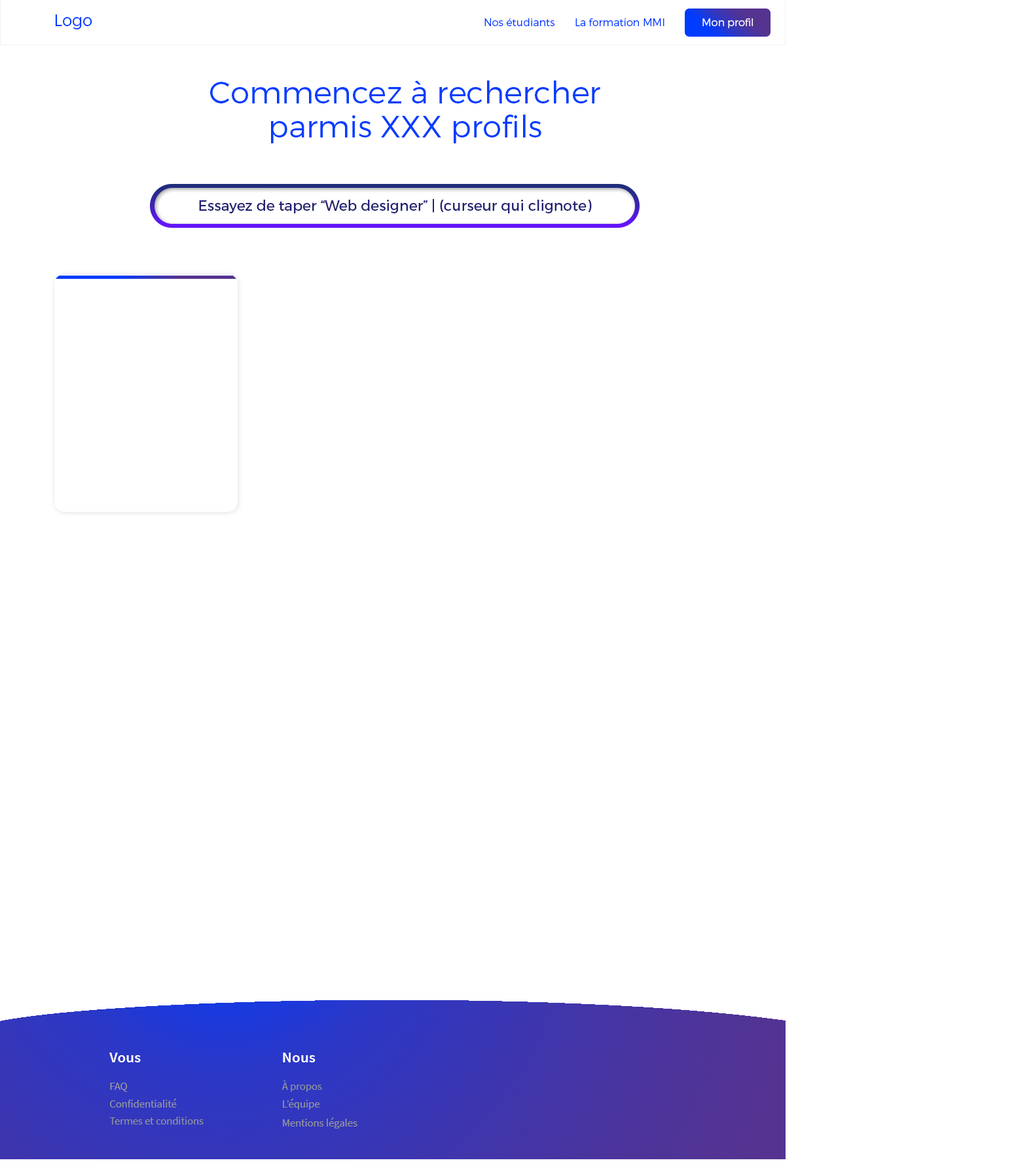
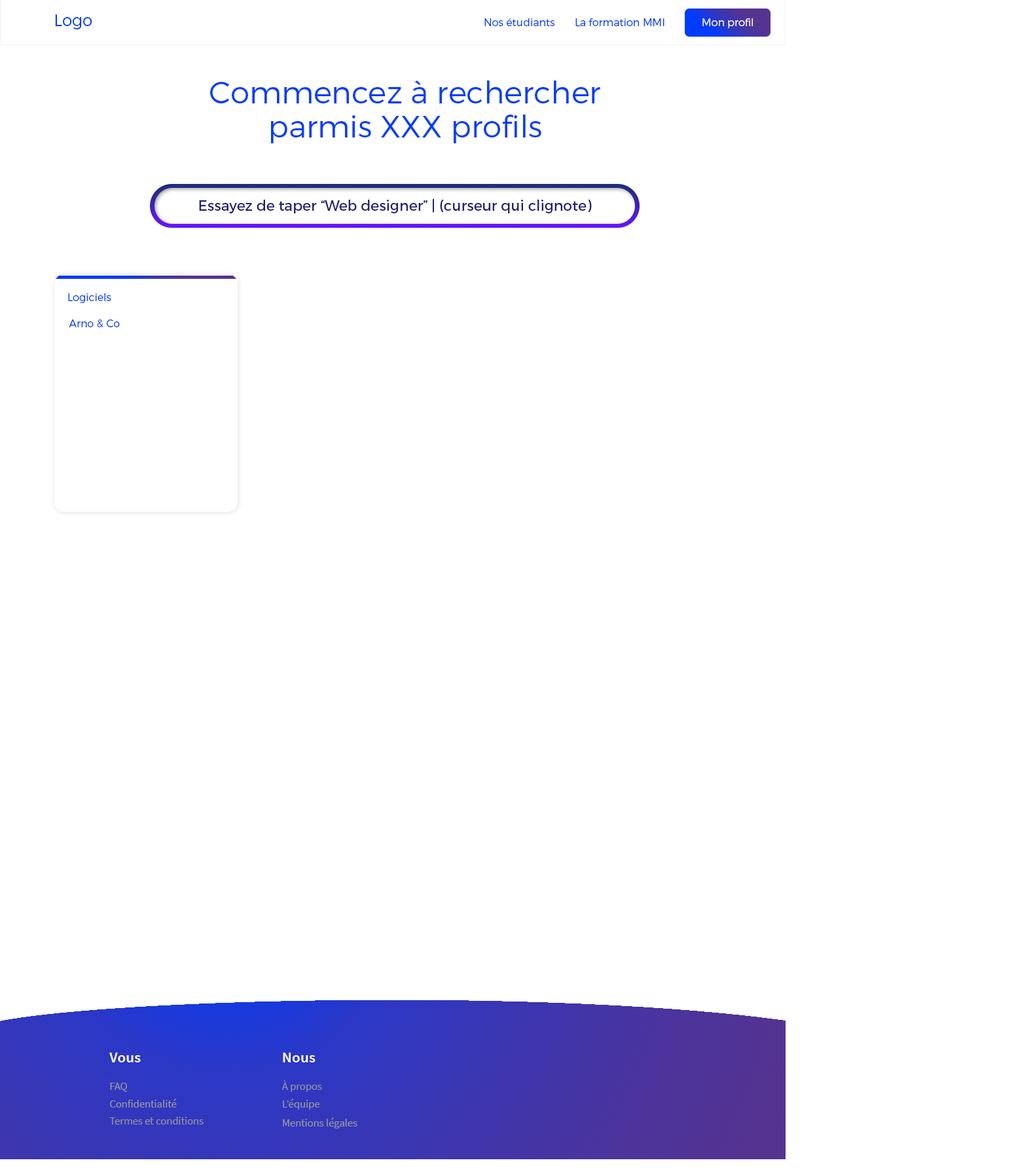
Before/after of a 1016×1173 layered artwork. What changed in the layer stack:
added layer "Logiciels" (1st of 3, in "Plan de travail 1" › "Header") in group "Header" over [68, 293, 112, 304]
added layer "Arno & Co" in group "Plan de travail 1" over [68, 319, 120, 328]
